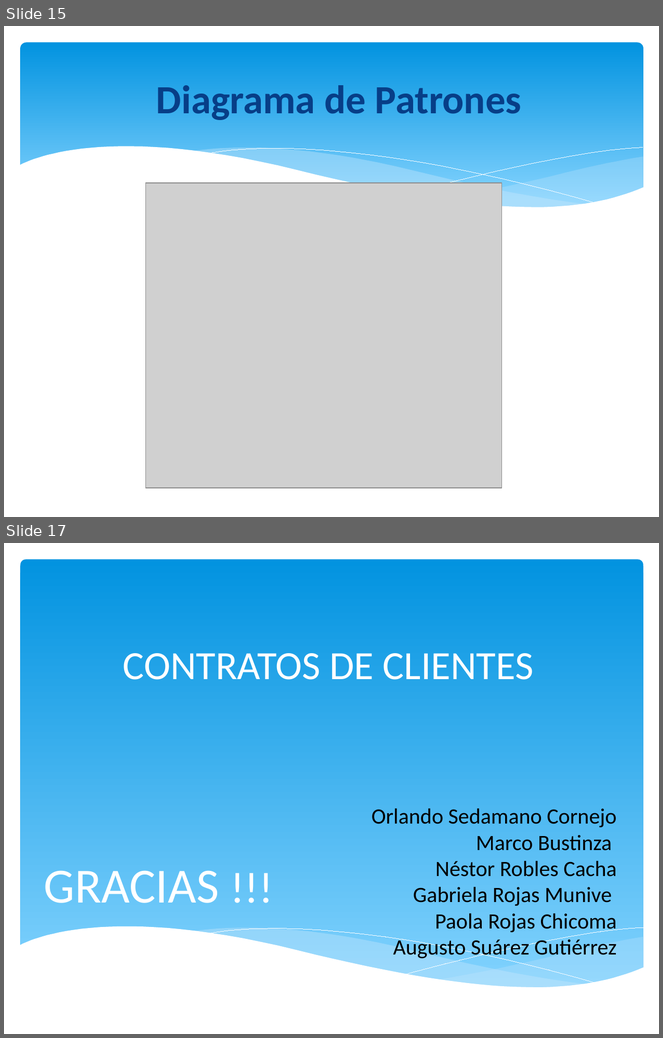
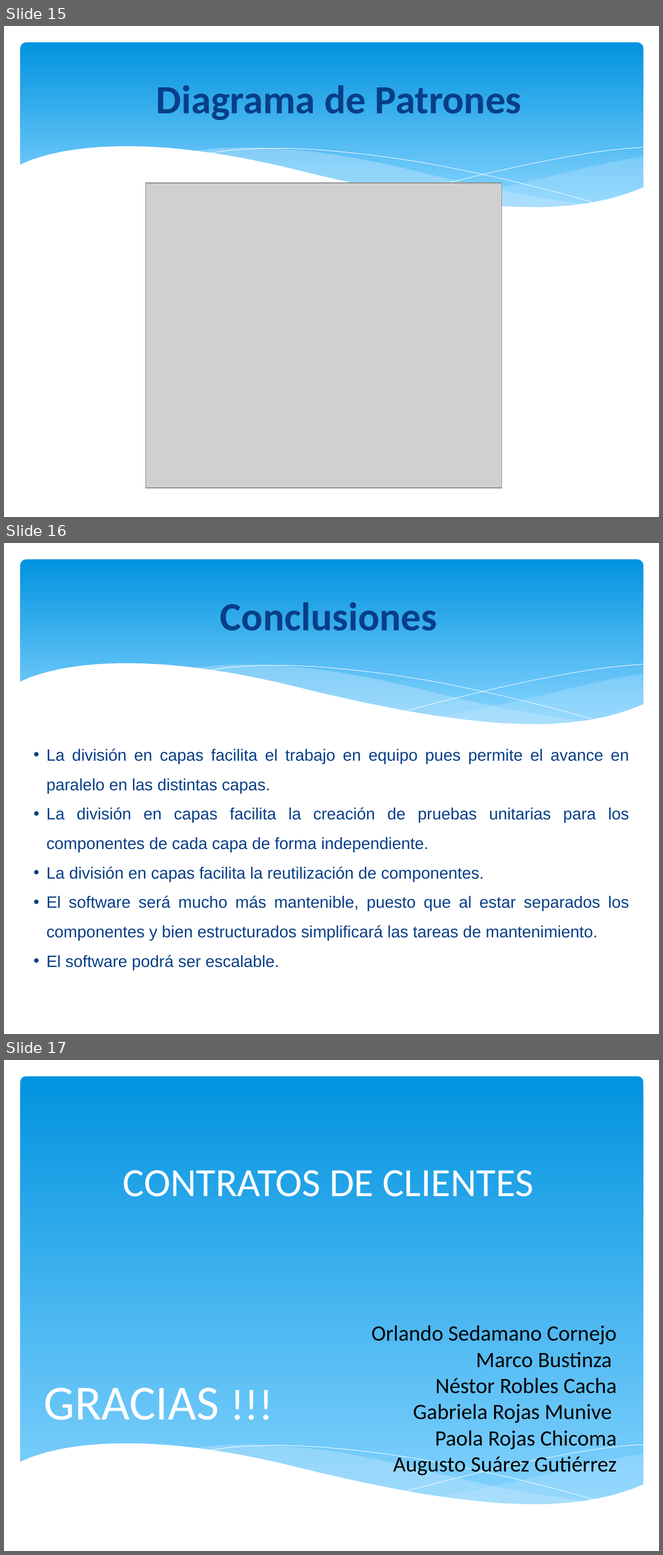
Before and after one commit to orlysemperfi/tp3-contratos-clientes, a slide deck: ITERACION 5/SUBITERACION 2/PRESENTACION01/PPT TP3 PRES02.pptx. Shown one above the other, each under a label of ours: slides 15 and 17 before the commit, slides 15, 16 and 17 after it; the slides between them are not shown. The pictures are 663x1038 and 663x1555 pixels, drawn with LibreOffice and Linux fonts; fonts in the diff are those of the drawing; grey boxes stand for pictures. Boxes give left, top, right and bottom in pixels: in the first picture for what was removed or moved away, otherwise in the second. Text is boxed around its words. In the diff, an @@ line names an element or a change of style, - is before the commit and + after.

```diff
--- a/ITERACION 5/SUBITERACION 2/PRESENTACION01/PPT TP3 PRES02.pptx
+++ b/ITERACION 5/SUBITERACION 2/PRESENTACION01/PPT TP3 PRES02.pptx
@@ slide 16 added at (x1=4, y1=543, x2=659, y2=1034), background #FFFFFF; not listed: 6 template elements that a slide beside it also shows @@
@@ text added at (x1=220, y1=602, x2=437, y2=631), 44 pt, text #073E87, bold @@
+Conclusiones
@@ text added at (x1=47, y1=748, x2=629, y2=970), 18 pt, text #073E87 @@
+• La división en capas facilita el trabajo en equipo pues permite el avance en paralelo en las distintas capas.
+• La división en capas facilita la creación de pruebas unitarias para los componentes de cada capa de forma independiente.
+• La división en capas facilita la reutilización de componentes.
+• El software será mucho más mantenible, puesto que al estar separados los componentes y bien estructurados simplificará las tareas de mantenimiento.
+• El software podrá ser escalable.
```
Also in this commit, not shown: 1 slide changed, 1 slide removed.
